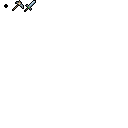
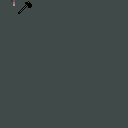
Layer changes from the first 128 x 128 image to the second:
removed layer "Layer 2" over <box>12,0,36,12</box>
removed layer "Layer 1" over <box>4,1,35,11</box>
added layer "palet" above "Layer 4" over <box>11,0,15,6</box>
added group "Axes" with 1 layers above "Swords" over <box>18,1,32,14</box>
added layer "Iron" (1st of 2, in "Axes") in group "Axes" over <box>18,1,32,14</box>
added layer "Layer 3" over <box>0,0,128,128</box>
